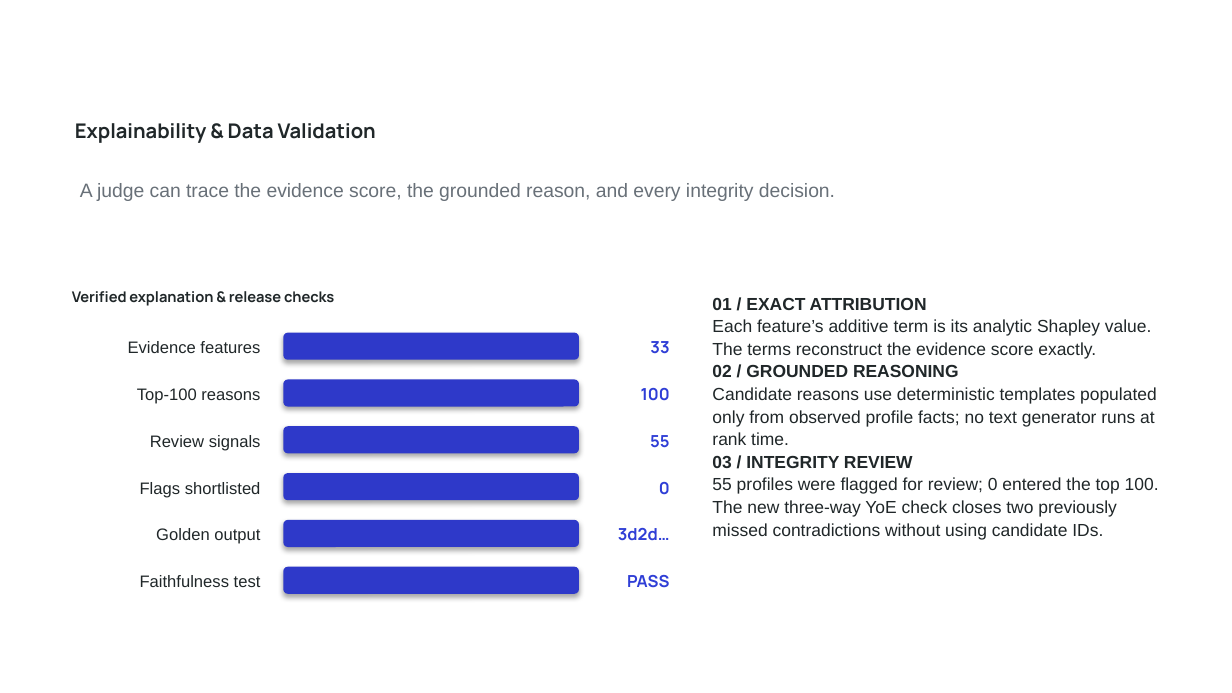
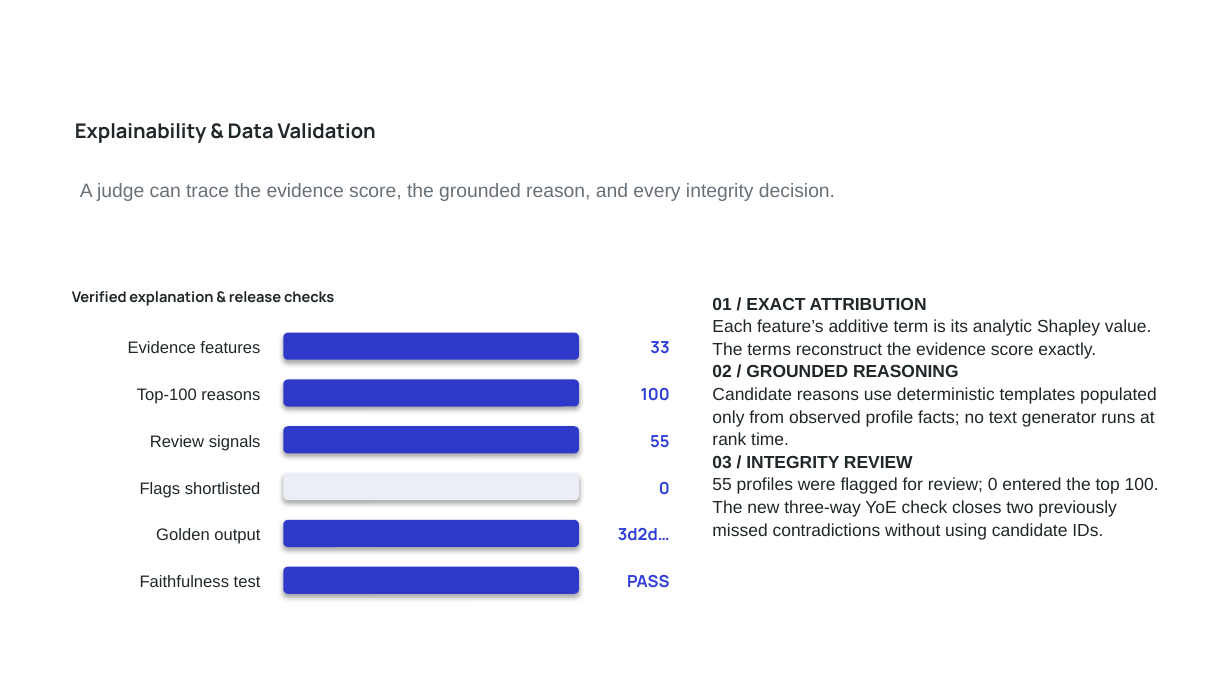
Before and after one commit to bansalbhunesh/redrob-hirefit-ranker, a slide deck: slide 5 of docs/HireFit_Submission_Deck.pptx. Drawn at 1232x693 pixels with LibreOffice and Linux fonts; fonts in the diff are those of the drawing; background and template pictures are left out. Boxes give left, top, right and bottom in pixels: in the first picture for what was removed or moved away, otherwise in the second. Text is boxed around its words. In the diff, an @@ line names an element or a change of style, - is before the commit and + after.

Commit message:
deck: slide 5 - empty the 'Flags shortlisted: 0' gauge so it reads as zero, making the 55-detected/0-shortlisted funnel visible; template unchanged

```diff
--- a/docs/HireFit_Submission_Deck.pptx
+++ b/docs/HireFit_Submission_Deck.pptx
@@ rounded rectangle at box(283, 473, 579, 500): fill #2E39C9 to #ECEEF6 @@
```
